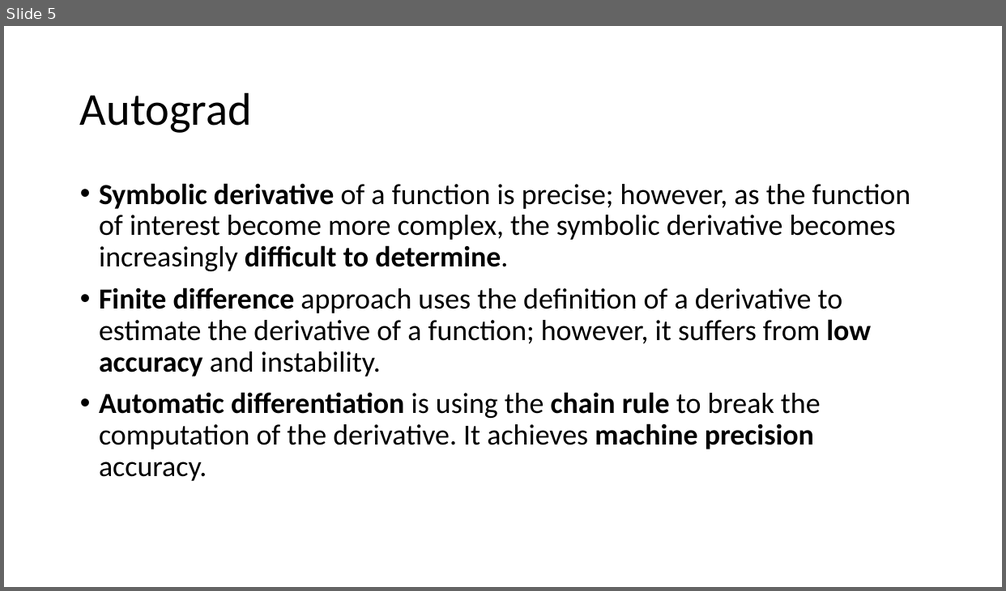
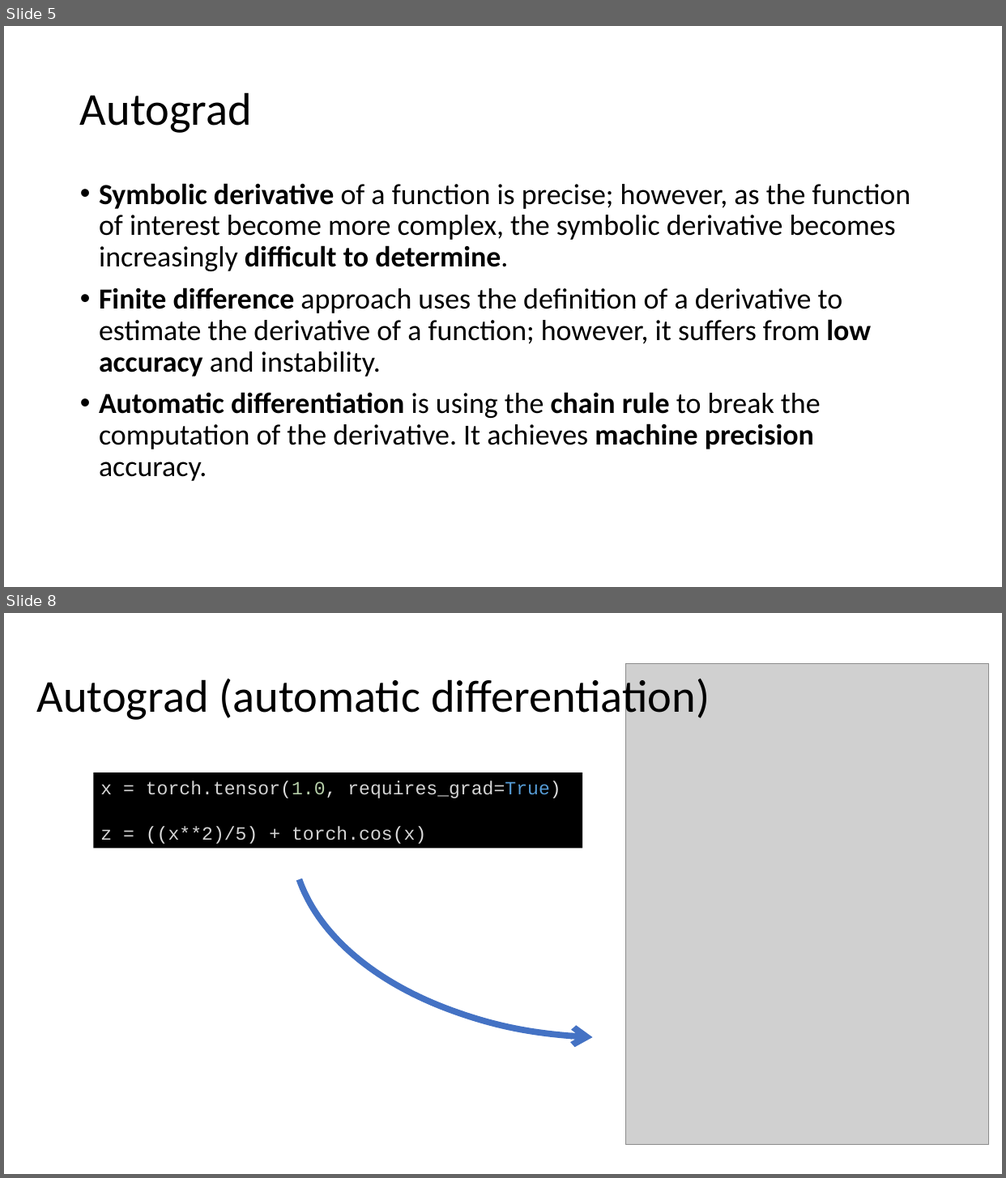
Before and after one commit to MICS-Lab/DeepLearningCourse, a slide deck: Slides_2.pptx. Shown one above the other, each under a label of ours: slide 5 before the commit, slides 5 and 8 after it; the slides between them are not shown. The pictures are 1006x591 and 1006x1178 pixels, drawn with LibreOffice and Linux fonts; fonts in the diff are those of the drawing; grey boxes stand for pictures. Boxes give left, top, right and bottom in pixels: in the first picture for what was removed or moved away, otherwise in the second. Text is boxed around its words. In the diff, an @@ line names an element or a change of style, - is before the commit and + after.

```diff
--- a/Slides_2.pptx
+++ b/Slides_2.pptx
@@ slide 8 added at <box>4,613,1002,1174</box>, background #FFFFFF @@
@@ arc (boxed as its full ellipse) added at <box>292,635,935,1038</box>, outline #4472C4 6 pt @@
@@ title added at <box>37,673,710,722</box>, 44 pt, text #000000 @@
+Autograd (automatic differentiation)
@@ picture added at <box>626,664,989,1144</box> @@
@@ rectangle added at <box>93,773,582,848</box>, fill #000000, 18 pt, text #D4D4D4 @@
+x = torch.tensor(1.0, requires_grad=True)
+z = ((x**2)/5) + torch.cos(x)
```
Also in this commit, not shown: 2 other slides added.
